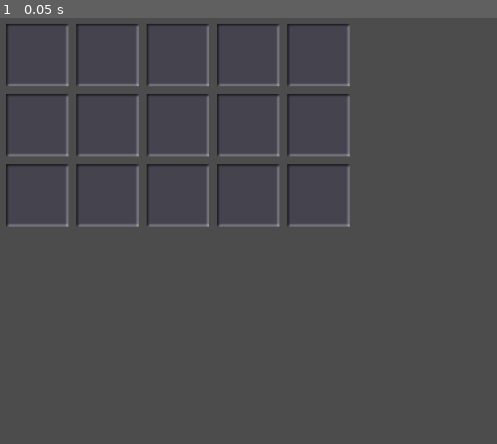
Above: before the commit, frame 1.
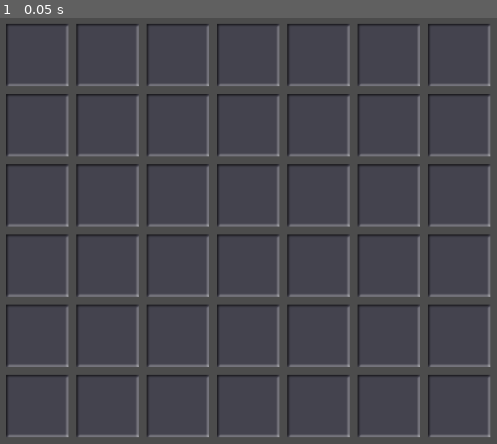
Above: after the commit, the same moment.

Repository: vibrunazo/godot-ttt
Game: Godot game, scene res://scenes/main.tscn
Two runs of this game, one before a commit and one after it. Both use one fixed random seed, a clock stepped at 60 frames per second and the inputs below.
Inputs:
- Up to frame 1 (0.05 s): no input

The runs differ from the first frame. In frame 1, 6.0% of the frame differs, in the area x 1-99%, y 1-99%.

Commit message:
match in all directions

Diff:
--- a/scenes/grid.gd
+++ b/scenes/grid.gd
@@ -31,10 +31,9 @@
 		if (tiles[tile.x][tile.y] != null): return
 		build_piece_at_tile(tile)
 		turn += 1
-		print(tiles)
+#		print(tiles)
 
 func build_grid():
-	print('building le grid')
 	for x in width:
 		tiles.append([])
 		for y in height:
@@ -54,7 +53,6 @@
 	if (turn %2 == 0): new_ball.setType('ball')
 	else: new_ball.setType('x')
 	tiles[tile.x][tile.y] = new_ball
-	if (tiles[2][1]): print(tiles[2][1].type)
 	check_win()
 
 func check_win():
@@ -68,17 +66,19 @@
 
 func check_match_at(x, y):
 	var size = 3
-	var combo_count = 0
-	var combo_tiles = [tiles[x][y]]
-	for i in range(1, size + 10):
-		if check_match_pair(x,y, x+i,y):
-			combo_count += 1
-			combo_tiles.append(tiles[x+i][y])
-		else: break
-	if combo_count >= size - 1:
-		for tile in combo_tiles:
-			tile.matched()
-		return true
+	var directions = [[1, 0], [0, 1], [1, 1], [1, -1]]
+	for dir in directions:
+		var combo_count = 0
+		var combo_tiles = [tiles[x][y]]
+		for i in range(1, size + 10):
+			if check_match_pair(x,y, x+i*dir[0],y+i*dir[1]):
+				combo_count += 1
+				combo_tiles.append(tiles[x+i*dir[0]][y+i*dir[1]])
+			else: break
+		if combo_count >= size - 1:
+			for tile in combo_tiles:
+				tile.matched()
+			return true
 	return false
 
 func check_match_pair(tile_a_x, tile_a_y, tile_b_x, tile_b_y):
--- a/scenes/main.tscn
+++ b/scenes/main.tscn
@@ -5,4 +5,5 @@
 [node name="Node2D" type="Node2D"]
 
 [node name="grid" parent="." instance=ExtResource( 2 )]
-width = 5
+width = 7
+height = 7
--- a/scenes/piece.gd
+++ b/scenes/piece.gd
@@ -12,7 +12,7 @@
 
 # Called when the node enters the scene tree for the first time.
 func _ready():
-	pass # Replace with function body.
+	play_intro()
 
 
 # Called every frame. 'delta' is the elapsed time since the previous frame.
@@ -31,3 +31,7 @@
 	$TweenSize.start()
 	$TweenColor.interpolate_property($Sprite, "modulate", Color(1, 1, 1, 1), Color(1, 1, 1, 0), 0.3, Tween.TRANS_LINEAR, Tween.EASE_IN)
 	$TweenColor.start()
+
+func play_intro():
+	$TweenSize.interpolate_property(self, "scale", Vector2(0, 0), Vector2(1, 1), 0.3, Tween.TRANS_BACK, Tween.EASE_OUT)
+	$TweenSize.start()
